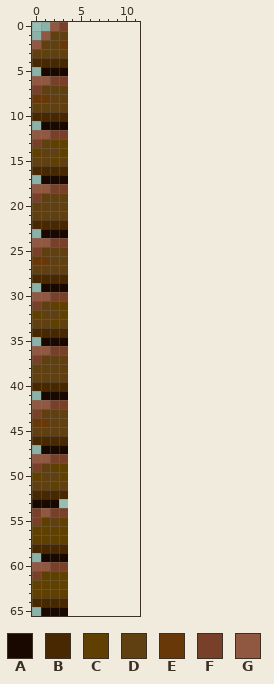
File history of a sprite sheet, assets/mutoid/mutoid-tank-tread.png. The picture above is the old version.
The file is 4x66 pixels. The old version is drawn lined up with the new one, on the new canvas.
Palette (. is transparent): A #180800  B #482800  C #604000  D #604010  E #683808  F #784028  G #905840
Pixels before, first column x 0:
 0 ..GF
 1 .GDD
 2 GDDE
 3 DDDD
 4 BBBB
 5 .AAA
 6 GGFF
 7 FDDD
 8 EEDD
 9 DDDD
10 BBBB
11 .AAA
12 GGFF
13 FDCC
14 CDDC
15 DDCD
16 BBBB
17 .AAA
18 GGFF
19 FDDD
20 DDDD
21 DDDD
22 BBBB
23 .AAA
24 GGFF
25 FDDD
26 EEDD
27 DDDD
28 BBBB
29 .AAA
30 GGFF
31 FDCC
32 CDDC
33 DDCD
34 BBBB
35 .AAA
36 GGFF
37 FDDD
38 DDDD
39 DDDD
40 BBBB
41 .AAA
42 GGFF
43 FDDD
44 EEDD
45 DDDD
46 BBBB
47 .AAA
48 GGFF
49 FDCC
50 CDDC
51 DDCD
52 BBBB
53 AAA.
54 FGFF
55 FCDC
56 CCCC
57 CCCC
58 BBBB
59 .AAA
60 GGFF
61 FCCC
62 CCCC
63 CCCC
64 BBBB
65 .AAA
And afterwards:
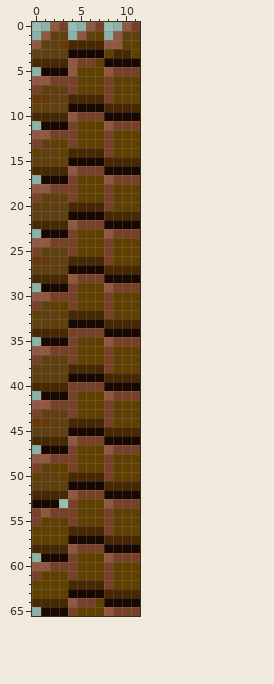
From the commit log: animate mutoid tank treads
The exact change:
canvas 4x66 -> 12x66
Changed rows in their new state; - is an unchanged pixel.
first column x 4:
 0 --GF--GF
 1 -GDC-GDD
 2 BBBBGGCC
 3 AAAACBBC
 4 GFFCAAAA
 5 GCCCGFFF
 6 FCCCFCCC
 7 FCCCFCCC
 8 BBBBFCCC
 9 AAAABBBB
10 GFFFAAAA
11 FCCCGFFF
12 FCCCFCCC
13 FCCCFCCC
14 BBBBFCCC
15 AAAABBBB
16 GFFFAAAA
17 FCCCGFFF
18 FCCCFCCC
19 FCCCFCCC
20 BBBBFCCC
21 AAAABBBB
22 GFFFAAAA
23 FCCCGFFF
24 FCCCFCCC
25 FCCCFCCC
26 BBBBFCCC
27 AAAABBBB
28 GFFFAAAA
29 FCCCGFFF
30 FCCCFCCC
31 FCCCFCCC
32 BBBBFCCC
33 AAAABBBB
34 FFFFAAAA
35 FCCCGFFF
36 FCCCFCCC
37 FCCCFCCC
38 BBBBFCCC
39 AAAABBBB
40 FFFFAAAA
41 FCCCGFFF
42 FCCCFCCC
43 FCCCFCCC
44 BBBBFCCC
45 AAAABBBB
46 GFFFAAAA
47 FCCCGFFF
48 FCCCFCCC
49 FCCCFCCC
50 BBBBFCCC
51 AAAABBBB
52 GFFFAAAA
53 FCCCGFFF
54 FCCCFCCC
55 FCCCFCCC
56 BBBBFCCC
57 AAAABBBB
58 GFFFAAAA
59 FCCCGFFF
60 FCCCFCCC
61 FCCCFCCC
62 BBBBFCCC
63 AAAABBBB
64 GFFCAAAA
65 FCCCGFFF
Boxes around the changes in both pictures, in picture pixels (x1, y1, x2, y2):
added: (68, 22, 140, 616)
